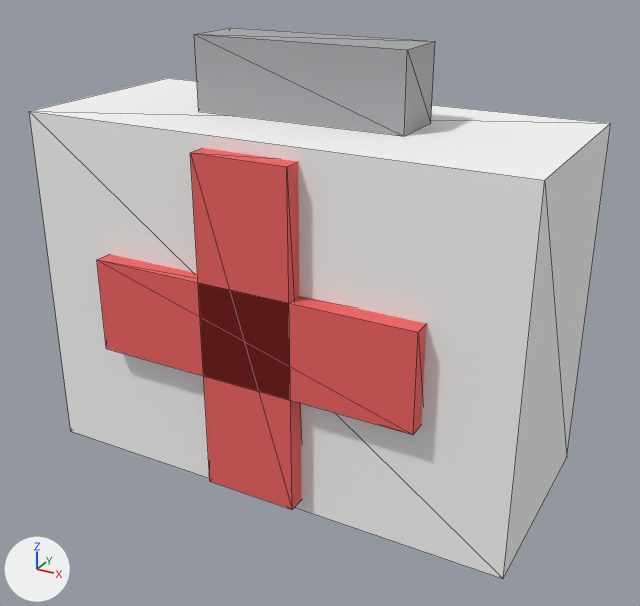
A saved change to the glTF model assets/models/medkit.glb.
Camera for both pictures: a 50 mm camera at (0.341, -0.605, 0.446) aimed at (0.013, -0.009, 0.148). The axes (+X, +Y, +Z) are drawn at lower left. The lights are the same throughout. The older version comes first. Mesh edges are drawn as thin lines. Vertices at exactly the same position are counted once.

In view in the first picture: 'Medkit'.
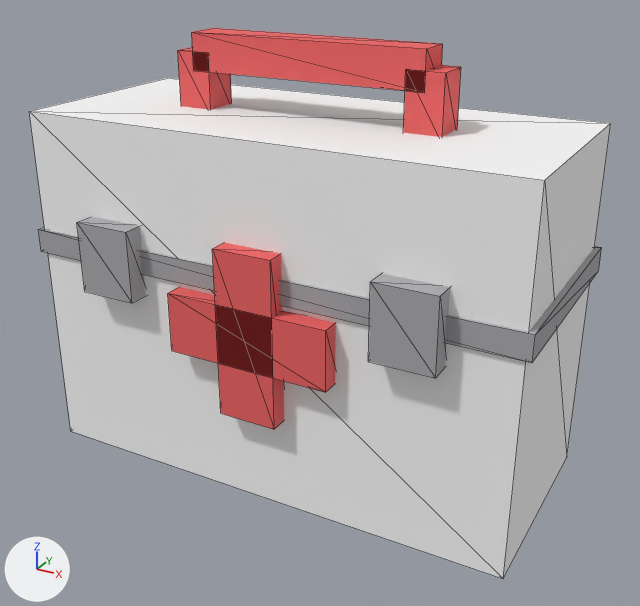
Pixel boxes (x1, y1, x2, y2) of what changed, in the pictures (640 x 606 px; the box of a moved part takes in the faces that stretch with it):
'Medkit', reshaped: before (29, 27, 611, 579); after (29, 28, 611, 579)
part 1 of me_medkit, added: after (77, 216, 146, 303)
part 2 of me_medkit, added: after (368, 274, 450, 378)
part 3 of me_medkit, added (red): after (168, 287, 336, 392)
part 4 of me_medkit, added (red): after (212, 243, 284, 429)
part 5 of me_medkit, added (red): after (192, 28, 443, 93)
part 6 of me_medkit, added (red): after (178, 47, 232, 110)
part 7 of me_medkit, added (red): after (403, 65, 461, 137)
part 8 of me_medkit, deleted (red): before (190, 148, 301, 509)
part 9 of me_medkit, deleted: before (194, 27, 435, 136)
part 10 of me_medkit, moved or reshaped: before (97, 254, 427, 434); after (40, 227, 602, 363)
part 11 of me_medkit, recoloured: before (97, 260, 418, 435); after (38, 229, 535, 363)

Patch to the scene script:
```diff
--- a/assets/models/medkit.glb.py
+++ b/assets/models/medkit.glb.py
@@ me_medkit @@
 # used by ob_medkit; location = (0.0, 0.0, 0.0)
-me_medkit.from_pydata(...)  # 32 vertices, 48 faces; spans x -0.21..0.21, y -0.105..0.09, z 0.0..0.36
+me_medkit.from_pydata(...)  # 104 vertices, 156 faces; spans x -0.215..0.215, y -0.107..0.107, z 0.0..0.36
+# me_medkit part 1: a new loose piece, a box spanning x -0.155..-0.105, y -0.107..-0.087, z 0.16..0.22, in mat_medkit_grey (grey #aaaaad)
+# me_medkit part 2: a new loose piece, a box spanning x 0.105..0.155, y -0.107..-0.087, z 0.16..0.22, in mat_medkit_grey (grey #aaaaad)
+# me_medkit part 3: a new loose piece, a box spanning x -0.07..0.07, y -0.105..-0.085, z 0.125..0.175, in mat_medkit_red (red #ed6161)
+# me_medkit part 4: a new loose piece, a box spanning x -0.025..0.025, y -0.105..-0.085, z 0.08..0.22, in mat_medkit_red (red #ed6161)
+# me_medkit part 5: a new loose piece, a box spanning x -0.1..0.1, y -0.015..0.015, z 0.33..0.36, in mat_medkit_red (red #ed6161)
+# me_medkit part 6: a new loose piece, a box spanning x -0.115..-0.085, y -0.015..0.015, z 0.295..0.345, in mat_medkit_red (red #ed6161)
+# me_medkit part 7: a new loose piece, a box spanning x 0.085..0.115, y -0.015..0.015, z 0.295..0.345, in mat_medkit_red (red #ed6161)
+# me_medkit part 8: the loose piece of 8 vertices spanning x -0.04..0.04, y -0.105..-0.085, z 0.01..0.29 is deleted
+# me_medkit part 9: the loose piece of 8 vertices spanning x -0.09..0.09, y -0.025..0.025, z 0.3..0.36 is deleted
+# me_medkit part 10
+# 4 vertices are removed from x -0.14..0.14, y -0.085, z 0.11..0.19
+# 10 faces are deleted
+# 4 vertices move from x -0.14..0.14, y -0.105, z 0.11..0.19 to x -0.215..0.215, y -0.093, z 0.18..0.2
+# 4 vertices are added at (-0.215, 0.093, 0.18), (-0.215, 0.093, 0.2), (0.215, 0.093, 0.18), (0.215, 0.093, 0.2)
+# 10 new faces join them, mat_medkit_grey (grey #aaaaad)
+# me_medkit part 11: 2 faces spanning x -0.215..0.215, y -0.093, z 0.18..0.2 switch from mat_medkit_red (red #ed6161) to mat_medkit_grey (grey #aaaaad)
+# other edits to the shape of me_medkit do not show in these pictures
 me_medkit.materials.append(mat_medkit_white)
```
